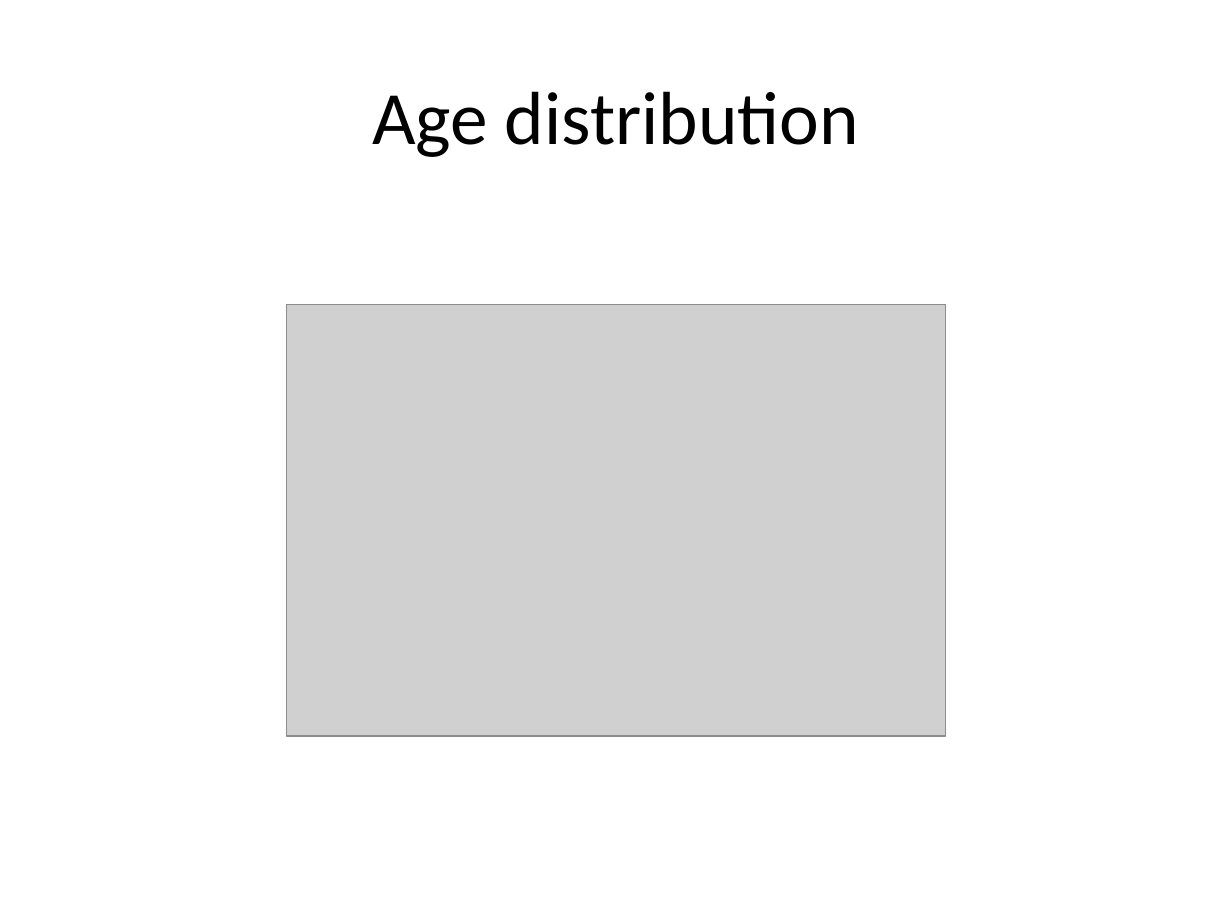
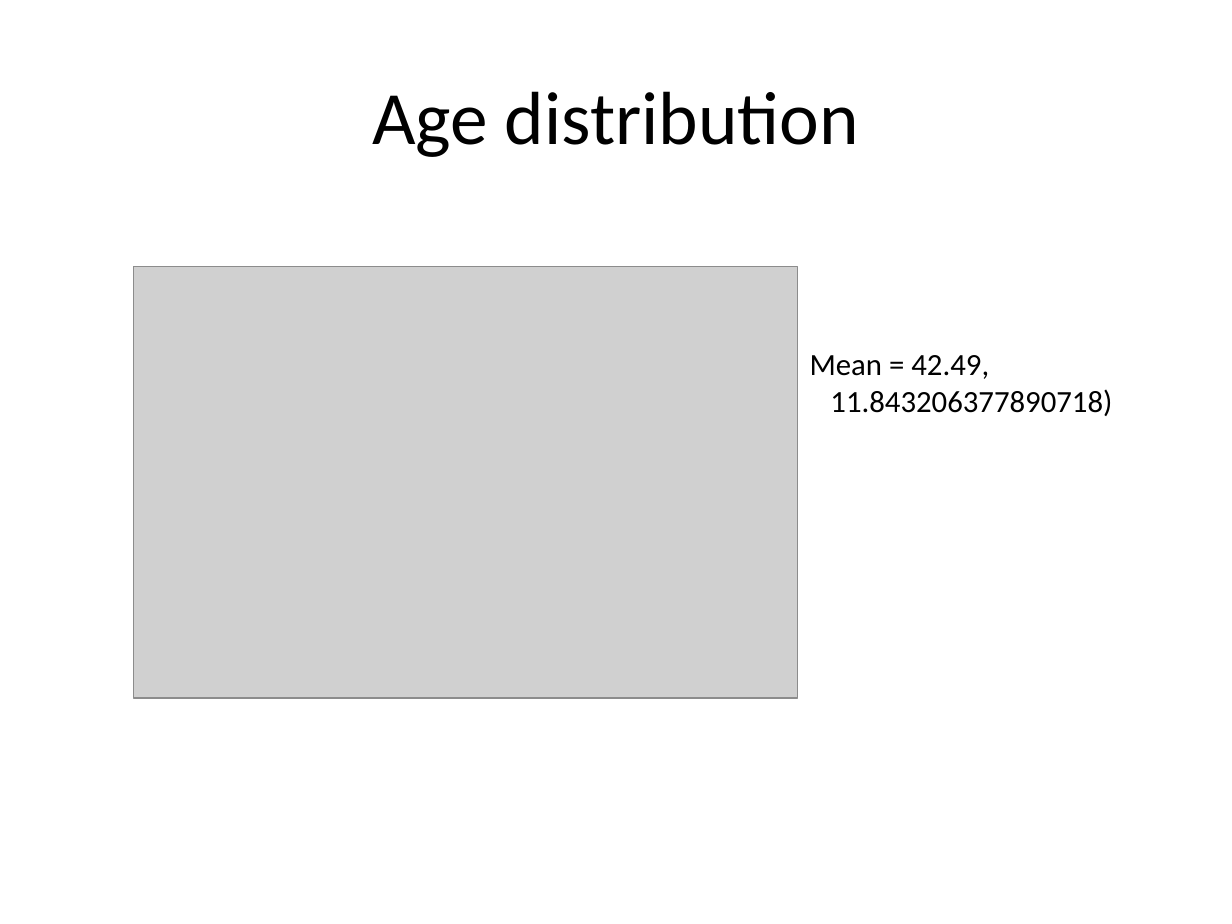
Before and after one commit to rkrtiwari/ponpare, a slide deck: slide 10 of exploratory_analysis.pptx. Drawn at 1232x924 pixels with LibreOffice and Linux fonts; fonts in the diff are those of the drawing; grey boxes stand for pictures. Boxes give left, top, right and bottom in pixels: in the first picture for what was removed or moved away, otherwise in the second. Text is boxed around its words. In the diff, an @@ line names an element or a change of style, - is before the commit and + after.

Commit message:
added code and result for fitting age to normal distribution

```diff
--- a/exploratory_analysis.pptx
+++ b/exploratory_analysis.pptx
@@ picture: place and size @@
-picture at (287,304,946,736)
+picture at (133,267,797,699)
@@ text added at (810,355,1112,416), 18 pt, text #000000 @@
+Mean = 42.49,
+11.843206377890718)
```
Also in this commit, not shown: 1 other slide changed, 1 slide added, 1 other file.
